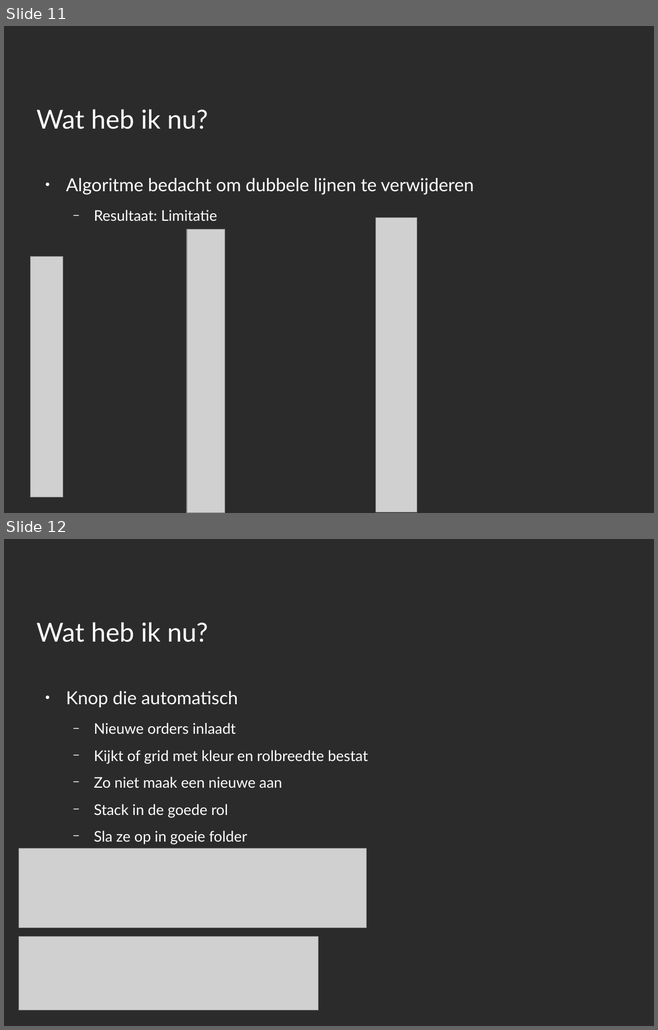
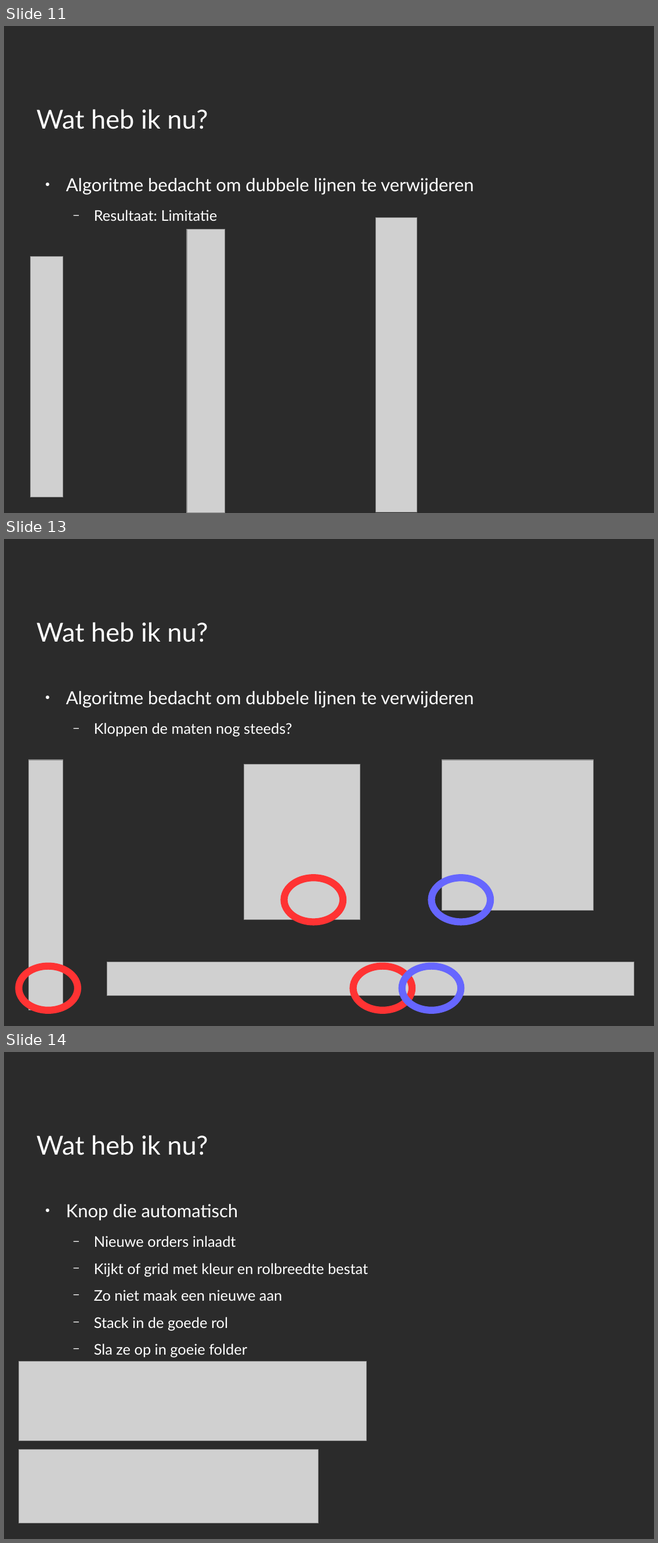
Before and after one commit to fmeccanici/2d_rectangle_packing, a slide deck: documents/presentations/meeting2.odp. Shown one above the other, each under a label of ours: slides 11 and 12 before the commit, slides 11, 13 and 14 after it; the slides between them are not shown. The pictures are 658x1030 and 658x1543 pixels, drawn with LibreOffice and Linux fonts; fonts in the diff are those of the drawing; grey boxes stand for pictures; background and template pictures are left out; a plain dark background stands for a picture behind light text. Boxes give left, top, right and bottom in pixels: in the first picture for what was removed or moved away, otherwise in the second. Text is boxed around its words. In the diff, an @@ line names an element or a change of style, - is before the commit and + after.

```diff
--- a/documents/presentations/meeting2.odp
+++ b/documents/presentations/meeting2.odp
@@ slide 13 added at (4,539,654,1026), background picture (left out) @@
@@ title added at (36,622,208,642), 32 pt, text #FFFFFF @@
+Wat heb ik nu?
@@ text added at (66,691,473,737), 22 pt, text #FFFFFF @@
+● Algoritme bedacht om dubbele lijnen te verwijderen
+  − Kloppen de maten nog steeds?
@@ picture added at (29,760,63,1011) @@
@@ picture added at (244,764,360,920) @@
@@ picture added at (442,760,593,910) @@
@@ ellipse added at (284,878,343,922), outline #FF3333 8.65 pt @@
@@ ellipse added at (431,878,490,922), outline #6666FF 8.65 pt @@
@@ ellipse added at (18,966,78,1011), outline #FF3333 8.65 pt @@
@@ picture added at (107,962,634,996) @@
@@ ellipse added at (353,966,412,1011), outline #FF3333 8.65 pt @@
@@ ellipse added at (402,966,461,1011), outline #6666FF 8.65 pt @@
@@ what was slide 12 is now slide 14 @@
```
Also in this commit, not shown: 1 slide changed, 2 other slides added, 1 slide removed, 5 other files.
